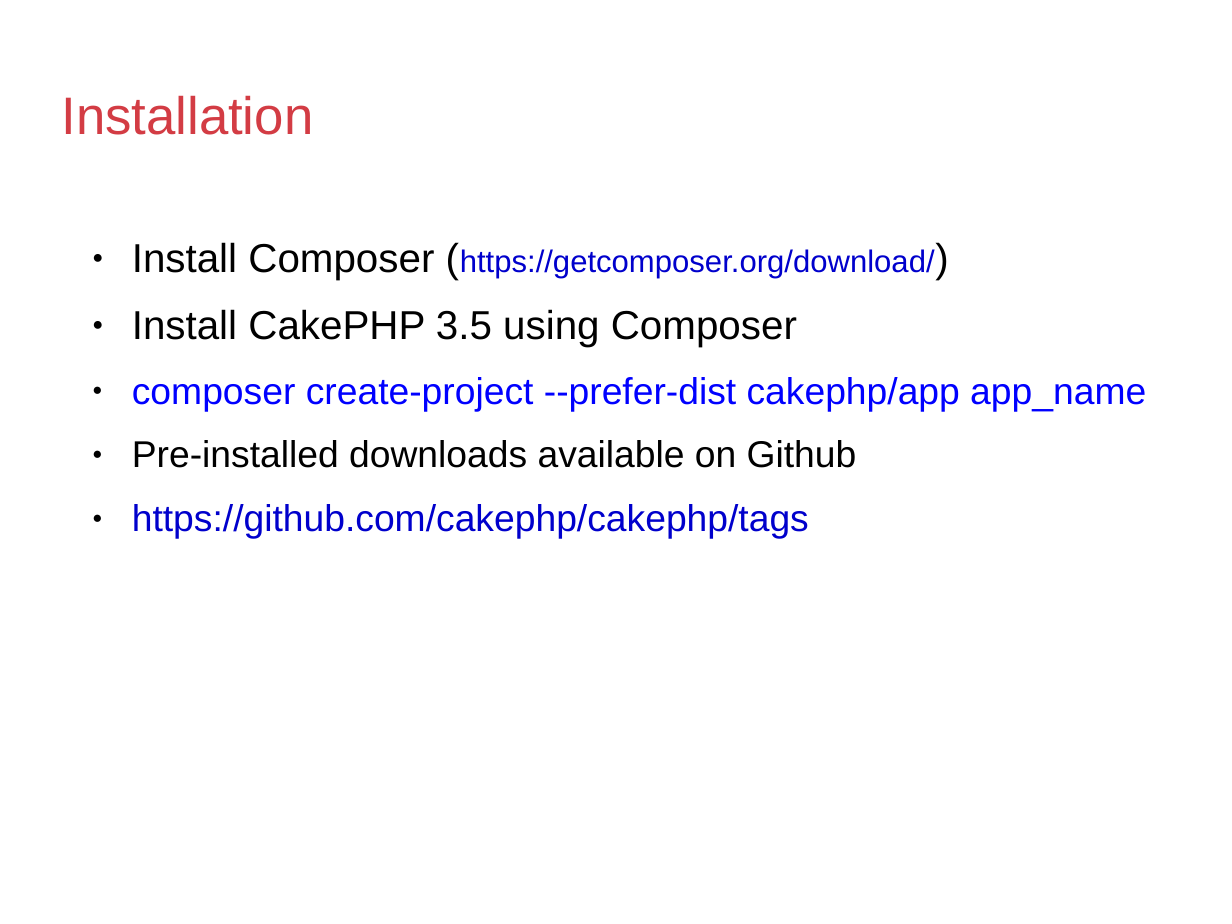
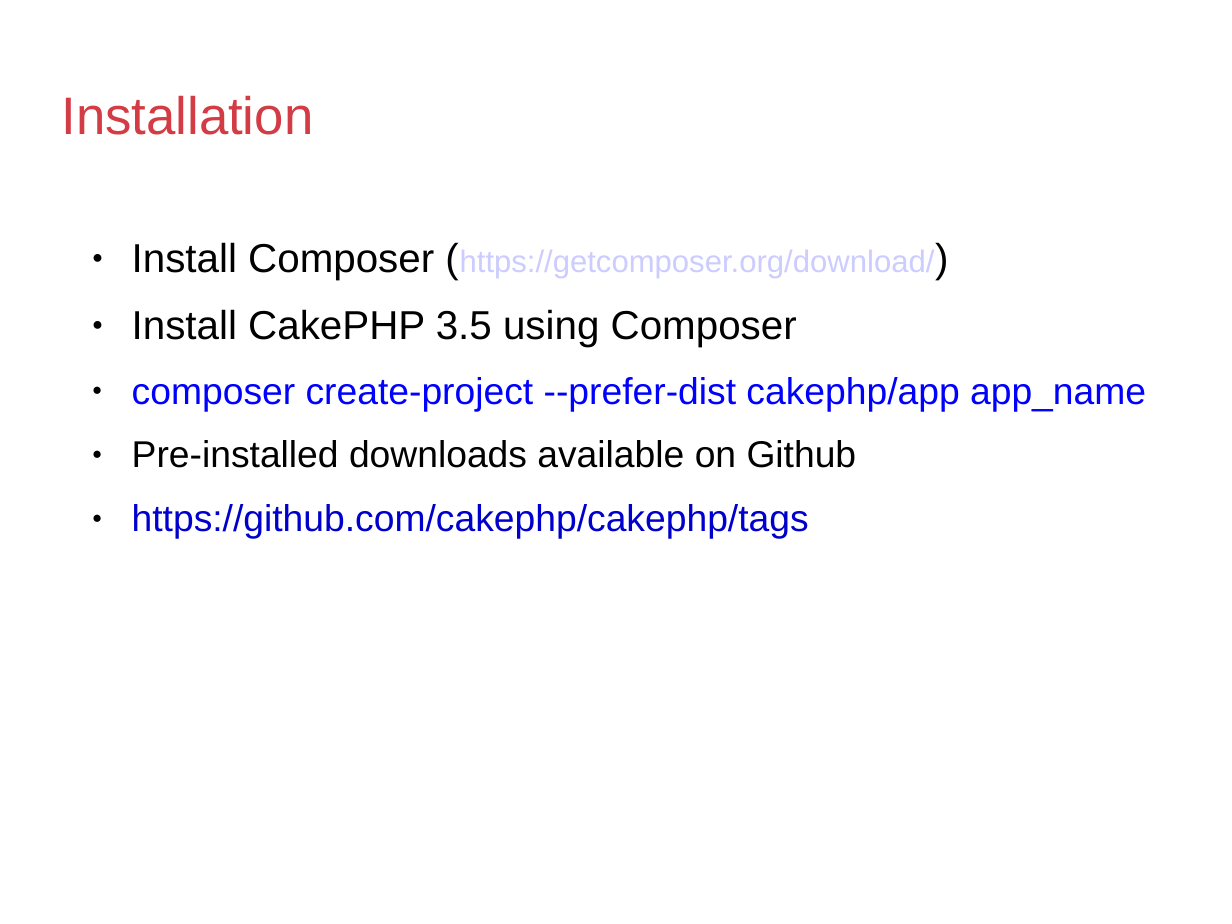
Before and after one commit to ziyed/CakePHP3.5-Session, a slide deck: slide 6 of cakephp3.5.ppt. Drawn at 1232x924 pixels with LibreOffice and Linux fonts; fonts in the diff are those of the drawing; background and template pictures are left out. Boxes give left, top, right and bottom in pixels: in the first picture for what was removed or moved away, otherwise in the second. Text is boxed around its words. In the diff, an @@ line names an element or a change of style, - is before the commit and + after.

```diff
--- a/cakephp3.5.ppt
+++ b/cakephp3.5.ppt
@@ text "Install Composer (https://getcomposer.org/download/)" at [132,242,1146,539]: text colour #0000CC to #CCCCFF in "(https://getcomposer.org/download/)" @@
```
Also in this commit, not shown: 1 other slide changed, 2 other files.
